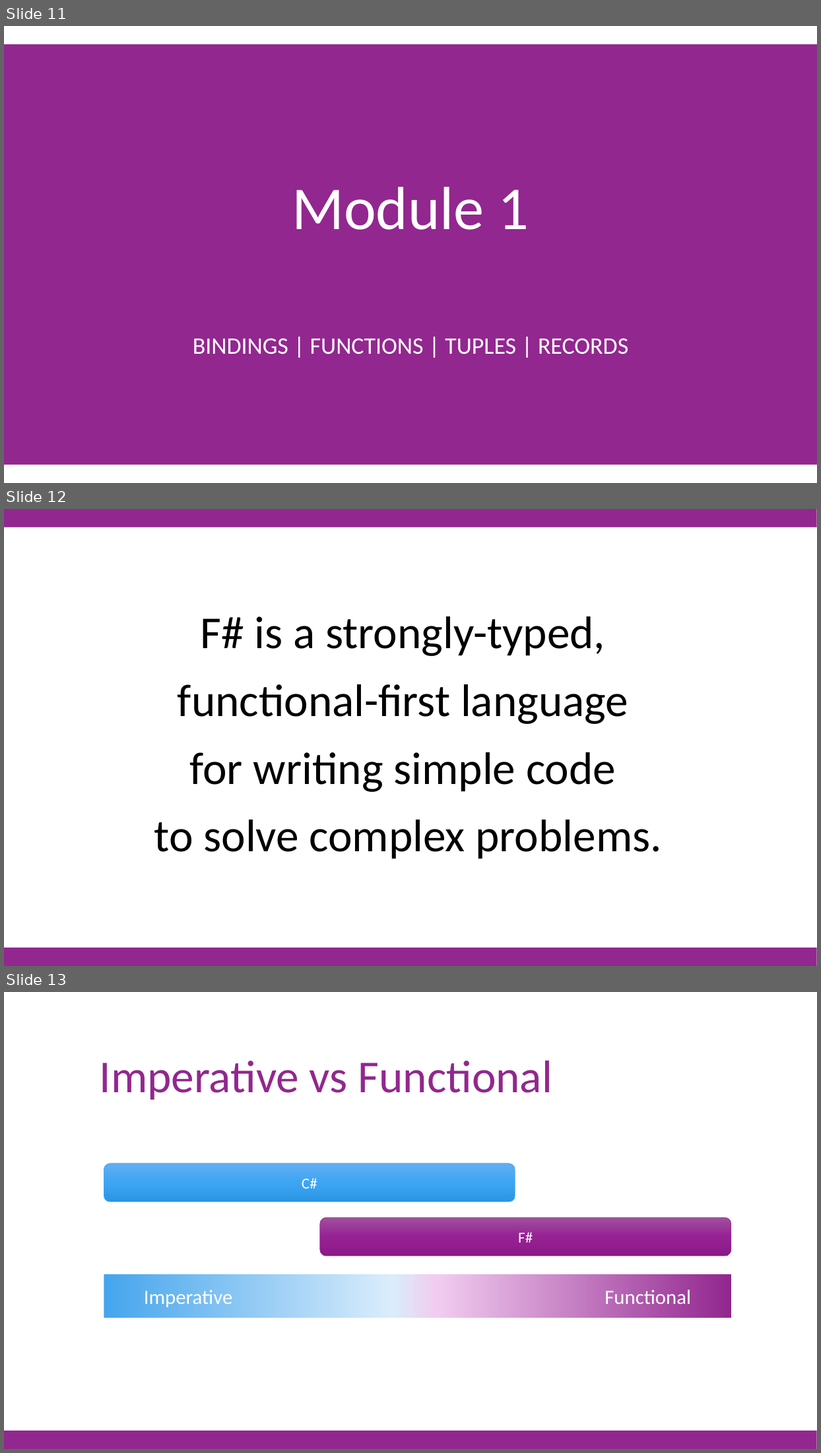
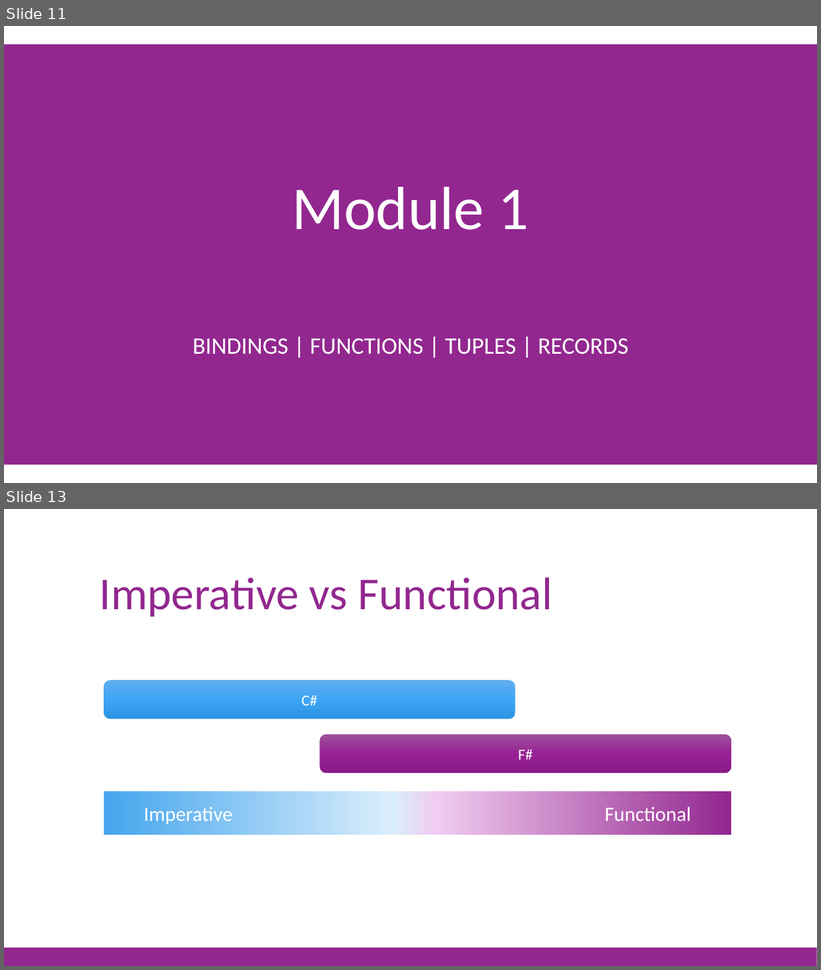
Before and after one commit to jorgef/fsharpworkshop, a slide deck: FSharpWorkshop_Slides.pptx. Shown one above the other, each under a label of ours: slides 11, 12 and 13 before the commit, slides 11 and 13 after it; the slides between them are not shown. The pictures are 821x1453 and 821x970 pixels, drawn with LibreOffice and Linux fonts; fonts in the diff are those of the drawing. Boxes give left, top, right and bottom in pixels: in the first picture for what was removed or moved away, otherwise in the second. Text is boxed around its words. In the diff, an @@ line names an element or a change of style, - is before the commit and + after.

```diff
--- a/FSharpWorkshop_Slides.pptx
+++ b/FSharpWorkshop_Slides.pptx
@@ slide 12 removed at <box>4,509,817,966</box>, background #FFFFFF; not listed: 1 template element that a slide beside it also shows @@
@@ rectangle removed at <box>4,509,817,527</box> @@
@@ text removed at <box>154,617,663,859</box> @@
-F# is a strongly-typed,
-functional-first language
-for writing simple code
-to solve complex problems.
```
Also in this commit, not shown: 10 slides changed, 1 slide added, 4 other slides removed, 1 other file.
